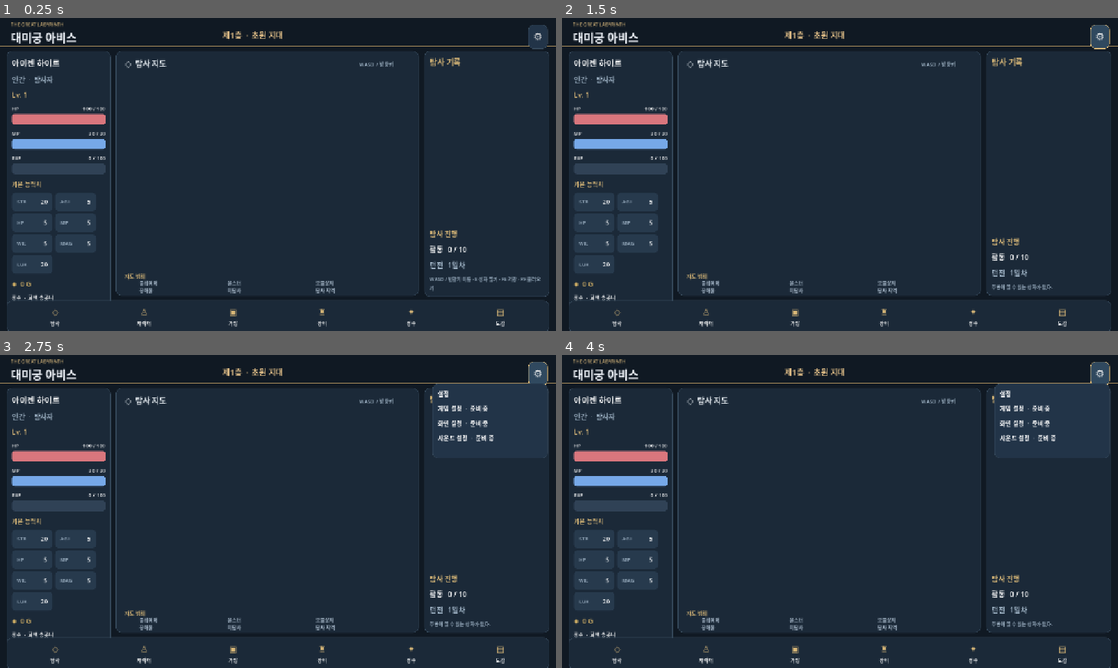
Above: before the commit, frames 1-4 (two rows, left to right).
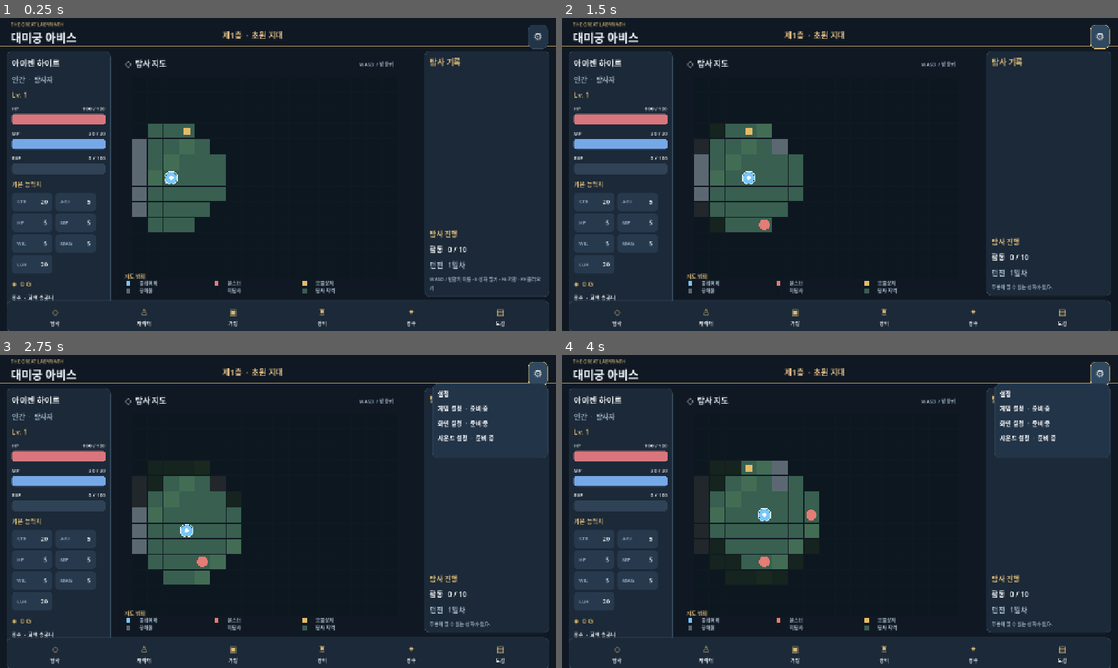
Above: after the commit, the same moments.

Repository: anjunhui007-dev/Abyss_v0_1
Game: Godot game, scene res://scenes/main.tscn
Two runs of this game, one before a commit and one after it. Both use one fixed random seed, a clock stepped at 60 frames per second and the inputs below.
Inputs:
- Up to frame 1 (0.25 s): no input
- Up to frame 2 (1.5 s): click "⚙" at 0.5 s; tap Enter at 1.25 s; hold D from 1.28 s (still down); tap E at 1.35 s
- Up to frame 3 (2.75 s): tap Space at 2 s; release D at 2.03 s; hold S from 2.03 s (still down); tap E at 2.1 s
- Up to frame 4 (4 s): tap Enter at 2.75 s; release S at 2.78 s; hold D 2.78-3.53 s; tap E at 2.85, 3.6 s; tap Space at 3.5 s; hold W from 3.53 s (still down)

The runs differ from the first frame. In frame 1, 4.8% of the frame differs, in the area x 20-76%, y 10-89%; in frame 2, 5.4%; in frame 3, 5.8%; in frame 4, 6.6%.

Commit message:
Keep map background behind grid while restoring side and footer cards

Diff:
--- a/scripts/main.gd
+++ b/scripts/main.gd
@@ -205,6 +205,7 @@
 	essence_label.add_theme_font_size_override("font_size", 12)
 	left_col.add_child(essence_label)
 	var middle := _panel(Vector2(267, 76), Vector2(697, 563))
+	middle.show_behind_parent = true
 	middle.mouse_filter = Control.MOUSE_FILTER_IGNORE
 	_make_label("◇  탐사 지도", Vector2(288, 91), 18, Color("eaf0f5"))
 	_make_label("WASD / 방향키", Vector2(827, 97), 12, Color("9fb3c5"))
